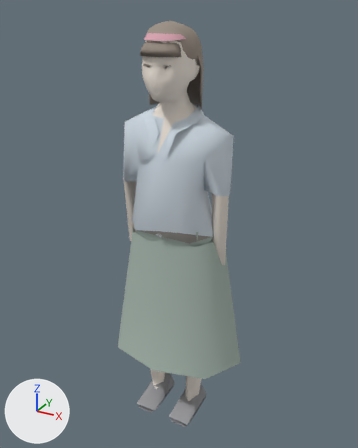
Before and after pictures for a commit that changed the glTF model models/peds/light_f_skirt_f1.glb.
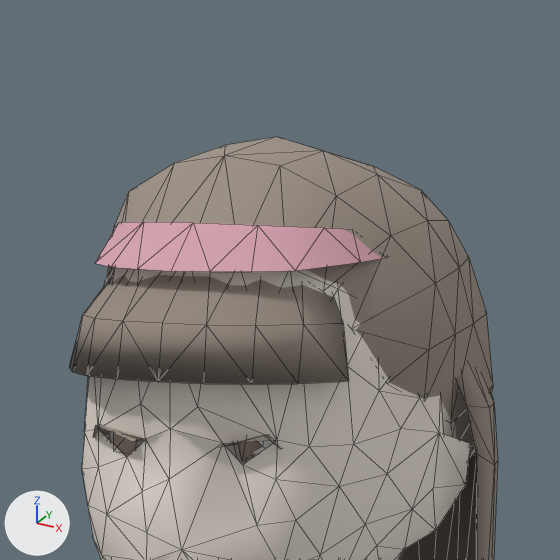
Old and new are each drawn whole from a 50 mm lens placed at (0.946, -1.688, 1.811), pointed at (0.004, 0.024, 0.955) and again close up on the part from 36% to 59% of the width and 0% to 19% of the height. Arrows for +X, +Y and +Z are at lower left; the lights stay in place. The older version's two pictures come first. The close-ups show mesh edges as thin lines. Vertices at exactly the same position are counted once.

In view in the first close-up: 'light_f_skirt_f1'.
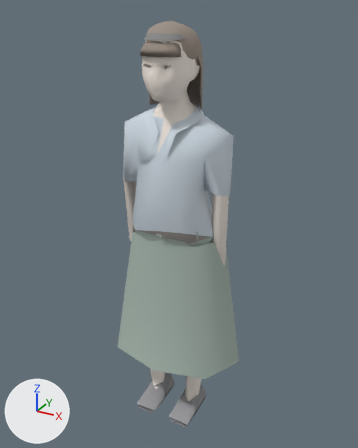
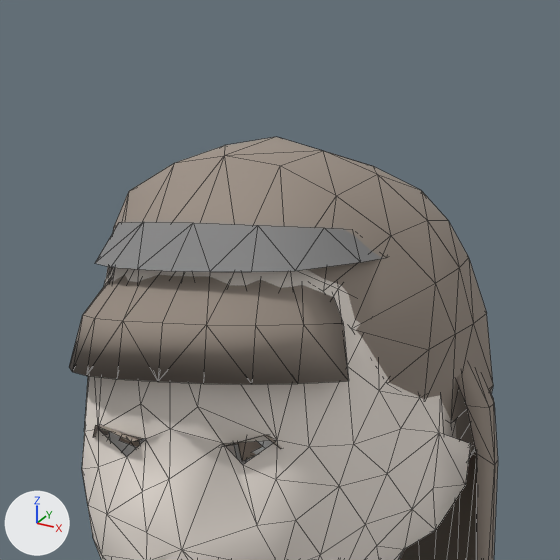
Changed parts and their boxes [x1, y1, x2, y2] in the close-ups (560 x 560 px; the box of a moved part takes in the faces that stretch with it):
part 1 of me_light_f_skirt_f1, moved or reshaped (mostly hidden afterwards): before [113, 433, 136, 454]; after [119, 437, 140, 447]
part 2 of me_light_f_skirt_f1, recoloured (darker): [95, 222, 382, 457] in both

The change, as a list of edits to the scene's bpy script:
```text
Change me_light_f_skirt_f1:
    used by ob_light_f_skirt_f1; location = (0.0, 0.0, 0.0)
    remove me_light_f_skirt_f1.from_pydata(...)  # 714 vertices, 1113 faces; spans x -0.31..0.32, y -0.21..0.19, z 0.01..1.76
    add me_light_f_skirt_f1.from_pydata(...)  # 713 vertices, 1113 faces; spans x -0.32..0.31, y -0.21..0.19, z 0.01..1.76
    me_light_f_skirt_f1 part 1
    6 vertices are removed from x -0.08..0.05, y -0.13..0.01, z 1.49..1.66
    14 faces are deleted
    3 vertices are added at (0.05, -0.02, 1.5), (-0.05, -0.12, 1.62), (-0.03, -0.12, 1.61)
    10 new faces join them
    me_light_f_skirt_f1 part 2: 478 kept faces spanning x -0.24..0.25, y -0.15..0.09, z 0.07..1.75 get new vertex colours; the middle colour goes from white #efe6dc to white #f4ebe2
    other edits to the shape of me_light_f_skirt_f1 do not show in these pictures
```
